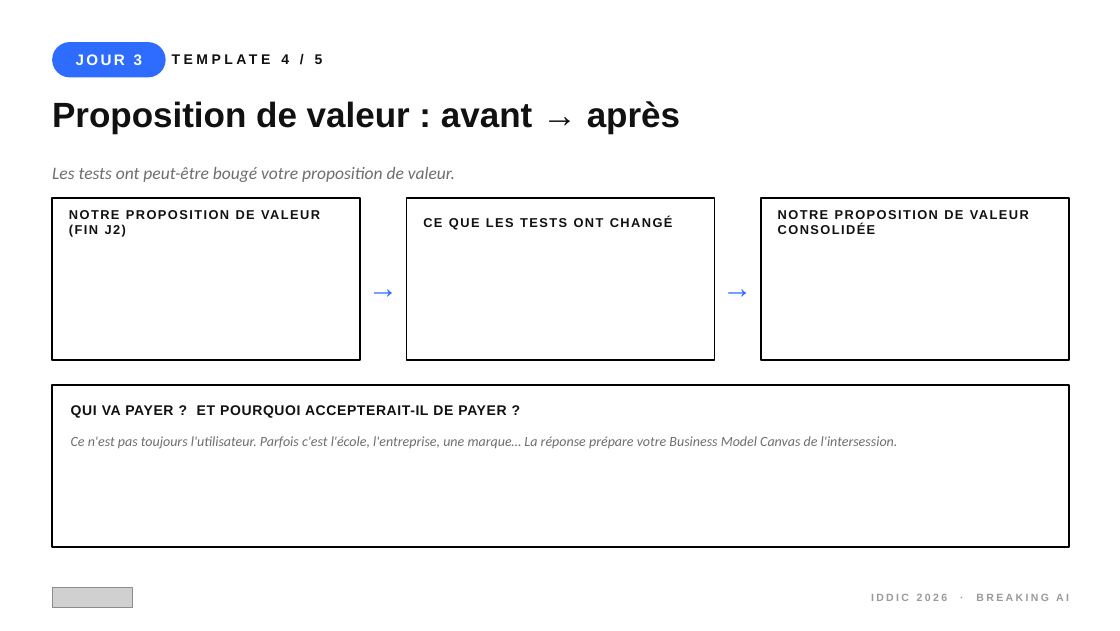
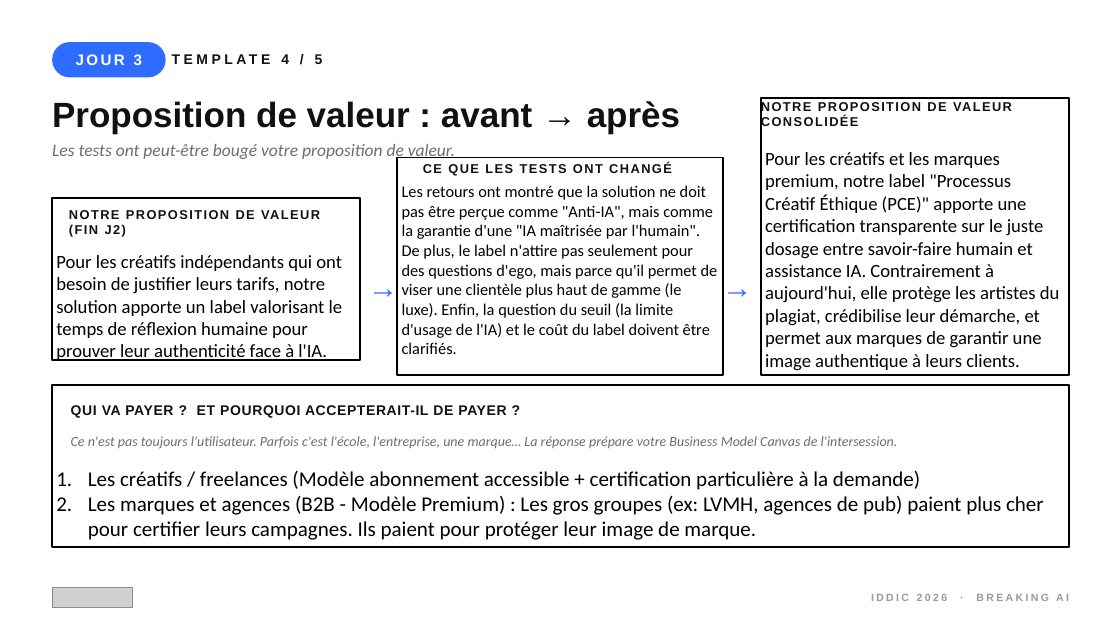
Before and after one commit to CorentinDuvillard/IDDIC, a slide deck: slide 7 of J3_IDDIC_JOUR_3.pptx. Drawn at 1120x631 pixels with LibreOffice and Linux fonts; fonts in the diff are those of the drawing; grey boxes stand for pictures. Boxes give left, top, right and bottom in pixels: in the first picture for what was removed or moved away, otherwise in the second. Text is boxed around its words. In the diff, an @@ line names an element or a change of style, - is before the commit and + after.

```diff
--- a/J3_IDDIC_JOUR_3.pptx
+++ b/J3_IDDIC_JOUR_3.pptx
@@ text "NOTRE PROPOSITION DE VALEUR CONSOLIDÉE": place and size @@
-text "NOTRE PROPOSITION DE VALEUR CONSOLIDÉE" at (778,224,876,234)
+text "NOTRE PROPOSITION DE VALEUR CONSOLIDÉE" at (761,116,859,129)
@@ rectangle "Pour les créatifs et les ...": place and size @@
-rectangle "Pour les créatifs et les ..." at (761,198,1069,360)
+rectangle "Pour les créatifs et les ..." at (761,98,1069,374)
@@ text "Les tests ont peut-être bougé ...": place and size @@
-text "Les tests ont peut-être bougé ..." at (52,167,455,182)
+text "Les tests ont peut-être bougé ..." at (52,144,455,161)
@@ rectangle "Les retours ont montré que ...": place and size @@
-rectangle "Les retours ont montré que ..." at (406,198,714,360)
+rectangle "Les retours ont montré que ..." at (398,157,723,374)
@@ text "CE QUE LES TESTS ONT ...": place and size @@
-text "CE QUE LES TESTS ONT ..." at (423,217,673,230)
+text "CE QUE LES TESTS ONT ..." at (423,162,672,175)
@@ text in rectangle at (765,152,1060,371): text added @@
+Pour les créatifs et les marques premium, notre label "Processus Créatif Éthique (PCE)" apporte une certification transparente sur le juste dosage entre savoir-faire humain et assistance IA. Contrairement à aujourd'hui, elle protège les artistes du plagiat, crédibilise leur démarche, et permet aux marques de garantir une image authentique à leurs clients.
@@ text in rectangle at (402,185,718,354): text added @@
+Les retours ont montré que la solution ne doit pas être perçue comme "Anti-IA", mais comme la garantie d'une "IA maîtrisée par l'humain". De plus, le label n'attire pas seulement pour des questions d'ego, mais parce qu'il permet de viser une clientèle plus haut de gamme (le luxe). Enfin, la question du seuil (la limite d'usage de l'IA) et le coût du label doivent être clarifiés.
@@ text in rectangle at (56,255,343,361): text added @@
+Pour les créatifs indépendants qui ont besoin de justifier leurs tarifs, notre solution apporte un label valorisant le temps de réflexion humaine pour prouver leur authenticité face à l'IA.
@@ text in rectangle at (88,470,1044,540): text added @@
+1. Les créatifs / freelances (Modèle abonnement accessible + certification particulière à la demande)
+2. Les marques et agences (B2B - Modèle Premium) : Les gros groupes (ex: LVMH, agences de pub) paient plus cher pour certifier leurs campagnes. Ils paient pour protéger leur image de marque.
```
Also in this commit, not shown: 1 other slide changed, 7 other files.
